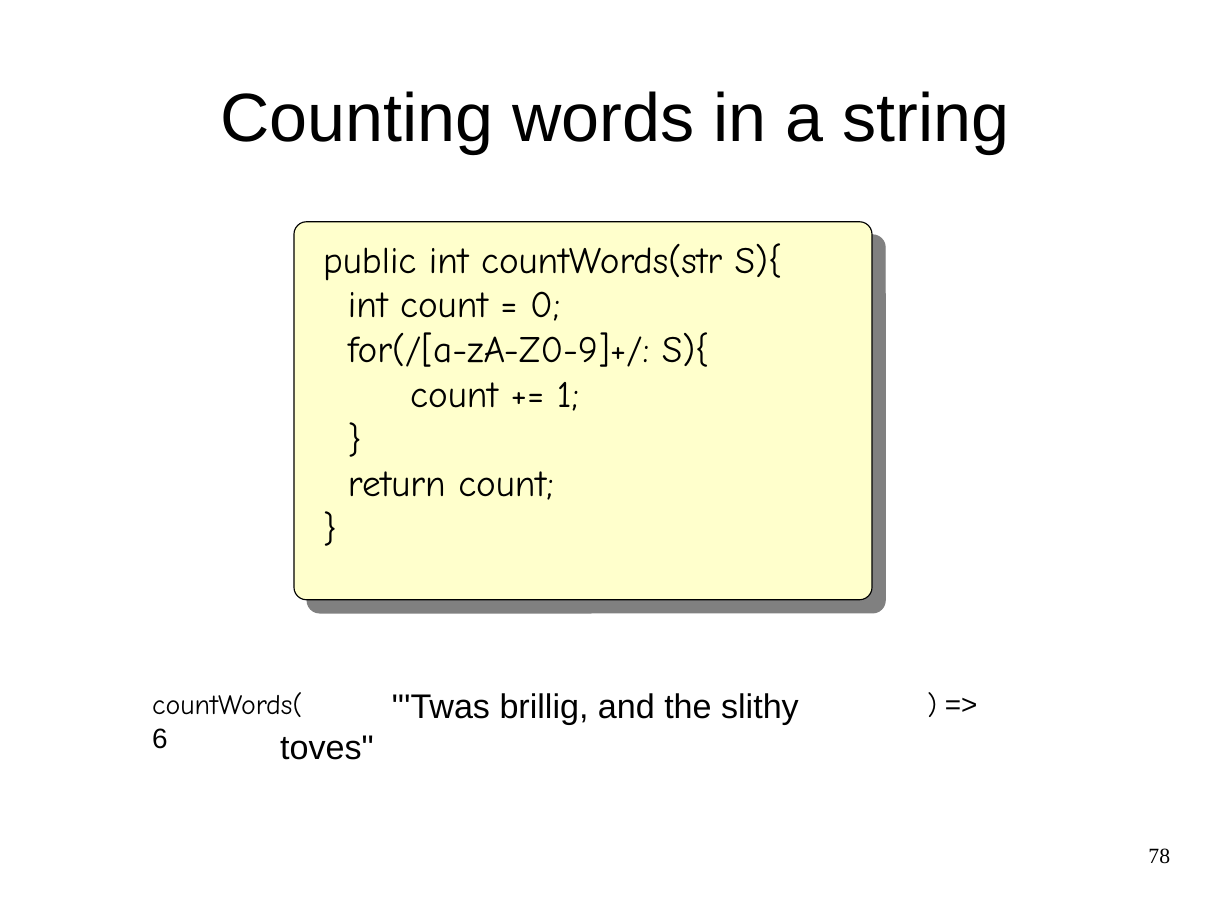
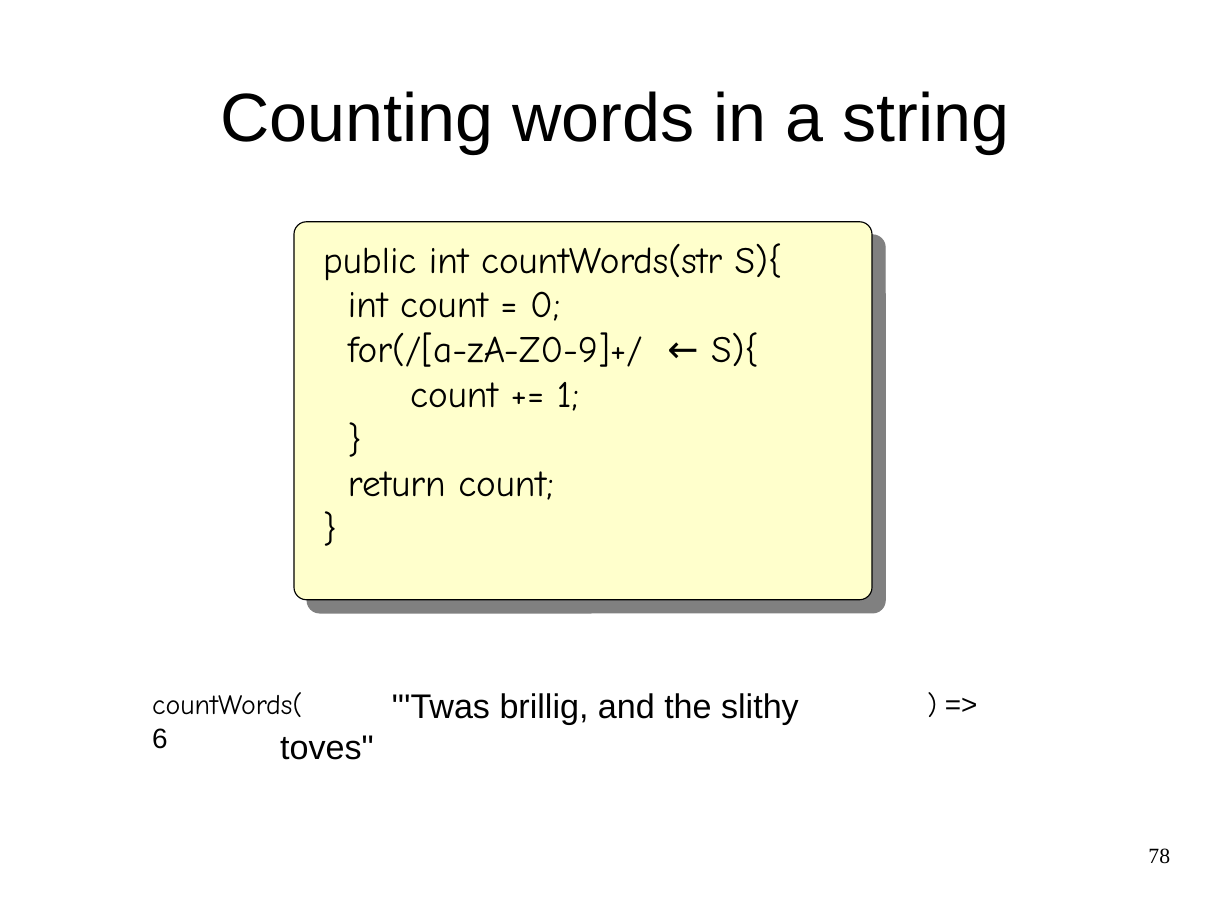
Before and after one commit to cwi-swat/meta-environment, a slide deck: slide 78 of meta-doc/analysis/rascal-slides/rascal-slides.odp. Drawn at 1232x924 pixels with LibreOffice and Linux fonts; fonts in the diff are those of the drawing; background and template pictures are left out. Boxes give left, top, right and bottom in pixels: in the first picture for what was removed or moved away, otherwise in the second. Text is boxed around its words. In the diff, an @@ line names an element or a change of style, - is before the commit and + after.

```diff
--- a/meta-doc/analysis/rascal-slides/rascal-slides.odp
+++ b/meta-doc/analysis/rascal-slides/rascal-slides.odp
@@ text at [348, 332, 758, 367]: text changed @@
-for(/[a-zA-Z0-9]+/: S){
+for(/[a-zA-Z0-9]+/ ← S){
```
Also in this commit, not shown: 14 other slides changed, 6 slides added, 1 slide removed.
